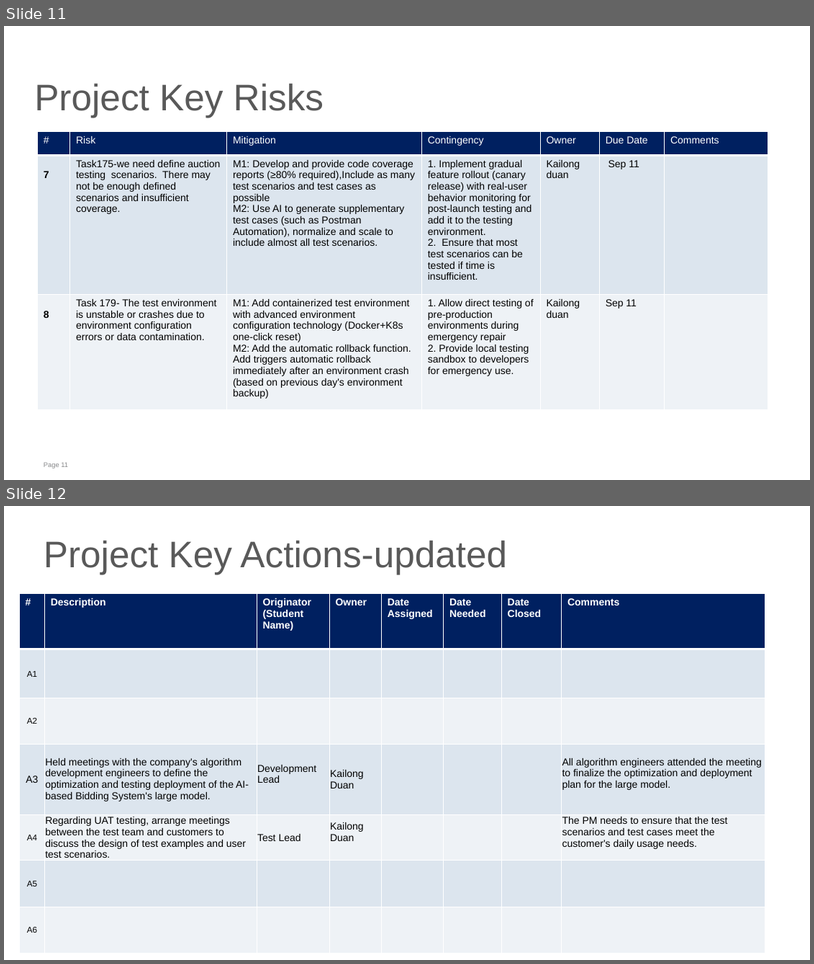
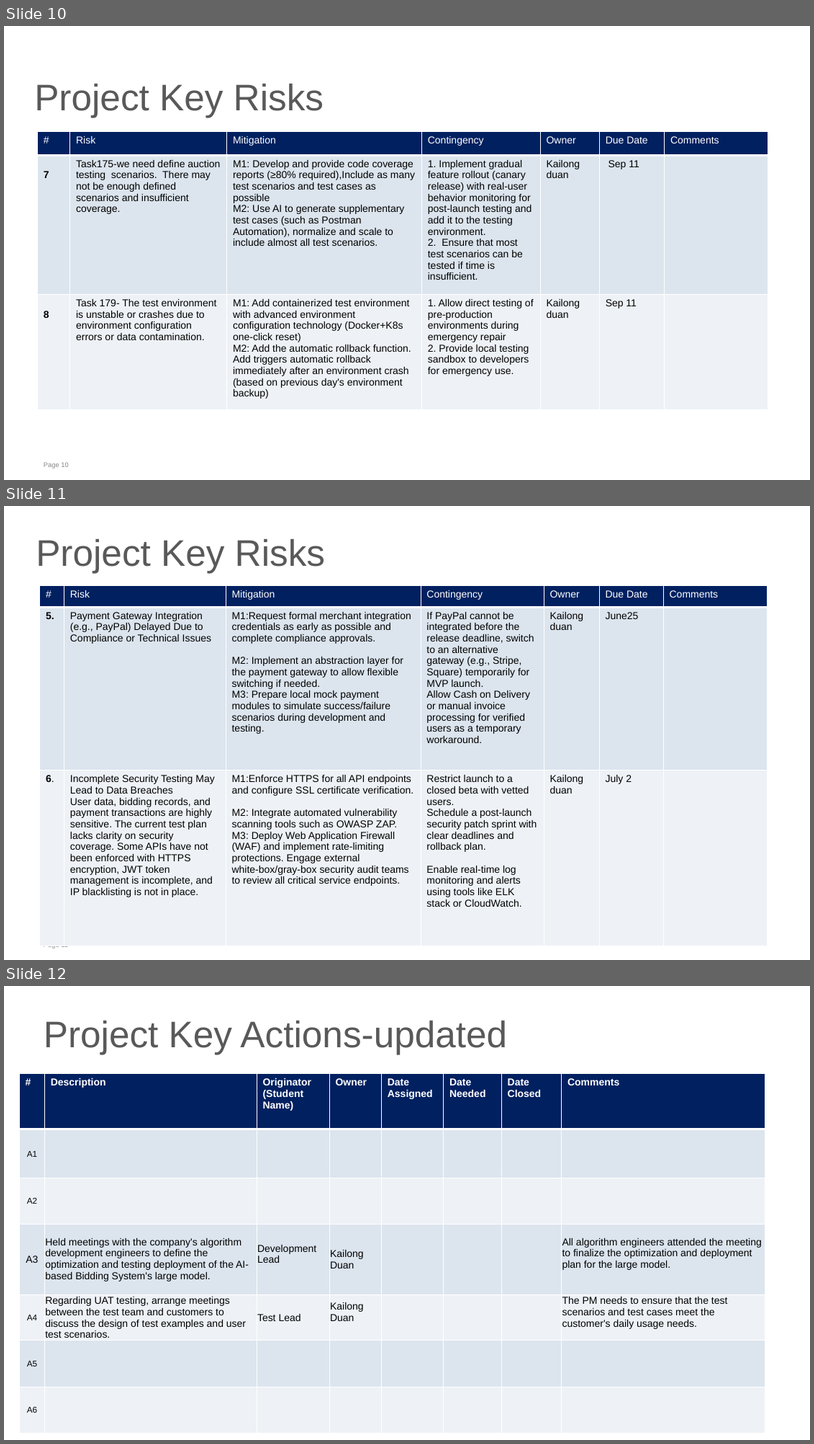
Before and after one commit to dkl520/cs7315_project, a slide deck: 3/project-assign 3.pptx. Shown one above the other, each under a label of ours: slides 11 and 12 before the commit, slides 10, 11 and 12 after it. The pictures are 814x964 and 814x1444 pixels, drawn with LibreOffice and Linux fonts; fonts in the diff are those of the drawing. Boxes give left, top, right and bottom in pixels: in the first picture for what was removed or moved away, otherwise in the second. Text is boxed around its words. In the diff, an @@ line names an element or a change of style, - is before the commit and + after.

```diff
--- a/3/project-assign 3.pptx
+++ b/3/project-assign 3.pptx
@@ slide 11 added at (4,506,810,960), background #FFFFFF; not listed: 1 template element that a slide beside it also shows @@
@@ text added at (36,539,325,573), 44 pt, text #595959 @@
+Project Key Risks
@@ table added at (40,586,767,946), 3 rows, 7 columns @@
+# | Risk | Mitigation | Contingency | Owner | Due Date | Comments
+5. | Payment Gateway Integration (e.g., PayPal) Delayed Due to Compliance or Technical Issues | M1:Request formal merchant integration credentials as early as possible and complete compliance approvals. / M2: Implement an abstraction layer for the payment gateway to allow flexible switching if needed. / M3: Prepare local mock payment modules to simulate success/failure scenarios during development and testing. | If PayPal cannot be integrated before the release deadline, switch to an alternative gateway (e.g., Stripe, Square) temporarily for MVP launch. / Allow Cash on Delivery or manual invoice processing for verified users as a temporary workaround. | Kailong duan | June25 | 
+6. | Incomplete Security Testing May Lead to Data Breaches / User data, bidding records, and payment transactions are highly sensitive. The current test plan lacks clarity on security coverage. Some APIs have not been enforced with HTTPS encryption, JWT token management is incomplete, and IP blacklisting is not in place. | M1:Enforce HTTPS for all API endpoints and configure SSL certificate verification. / M2: Integrate automated vulnerability scanning tools such as OWASP ZAP. / M3: Deploy Web Application Firewall (WAF) and implement rate-limiting protections. Engage external white-box/gray-box security audit teams to review all critical service endpoints. | Restrict launch to a closed beta with vetted users. / Schedule a post-launch security patch sprint with clear deadlines and rollback plan. / Enable real-time log monitoring and alerts using tools like ELK stack or CloudWatch. | Kailong duan | July 2 | 
@@ what was slide 11 is now slide 10 @@
@@ page number at (44,462,68,468): text changed @@
-Page 11
+Page 10
```
Also in this commit, not shown: 2 slides changed, 1 slide removed, 2 other files.
